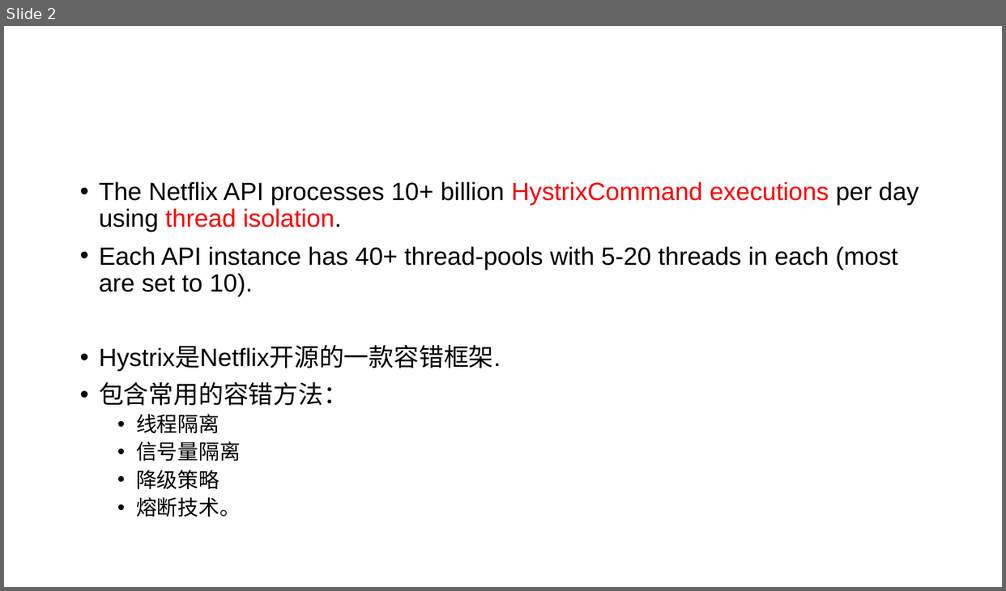
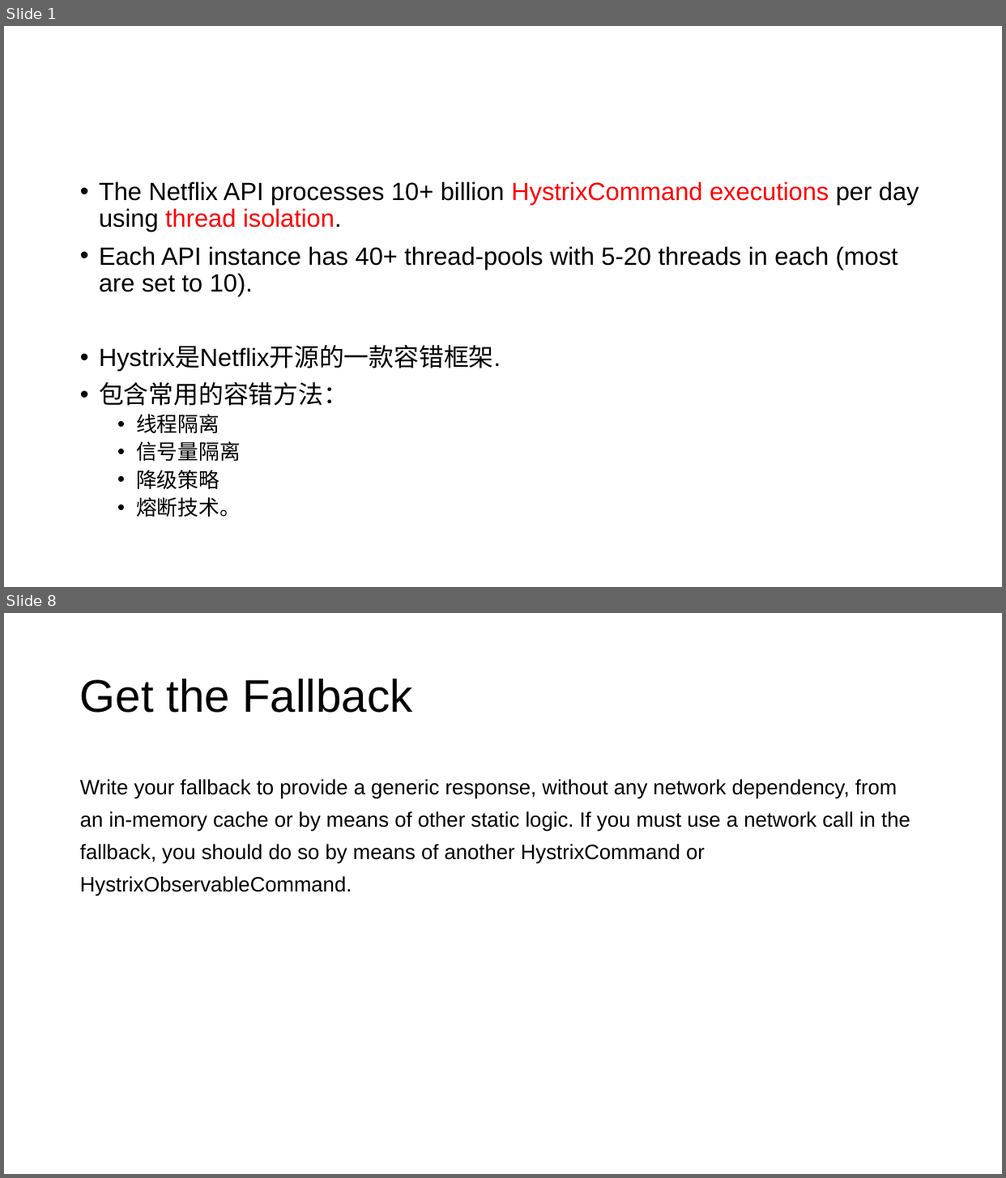
Before and after one commit to zy475459736/progress, a slide deck: springboot/hystrix/hystrix.pptx. Shown one above the other, each under a label of ours: slide 2 before the commit, slides 1 and 8 after it; the slides between them are not shown. The pictures are 1006x591 and 1006x1178 pixels, drawn with LibreOffice and Linux fonts; fonts in the diff are those of the drawing. Boxes give left, top, right and bottom in pixels: in the first picture for what was removed or moved away, otherwise in the second. Text is boxed around its words. In the diff, an @@ line names an element or a change of style, - is before the commit and + after.

Commit message:
hystrix ppt

```diff
--- a/springboot/hystrix/hystrix.pptx
+++ b/springboot/hystrix/hystrix.pptx
@@ slide 8 added at [4, 613, 1002, 1174], background #FFFFFF @@
@@ title added at [80, 679, 413, 713], 44 pt, text #000000 @@
+Get the Fallback
@@ text added at [80, 779, 910, 897], 20 pt, text #000000 @@
+Write your fallback to provide a generic response, without any network dependency, from an in-memory cache or by means of other static logic. If you must use a network call in the fallback, you should do so by means of another HystrixCommand or HystrixObservableCommand.
@@ what was slide 2 is now slide 1 @@
```
Also in this commit, not shown: 22 other slides added, 1 slide removed.
